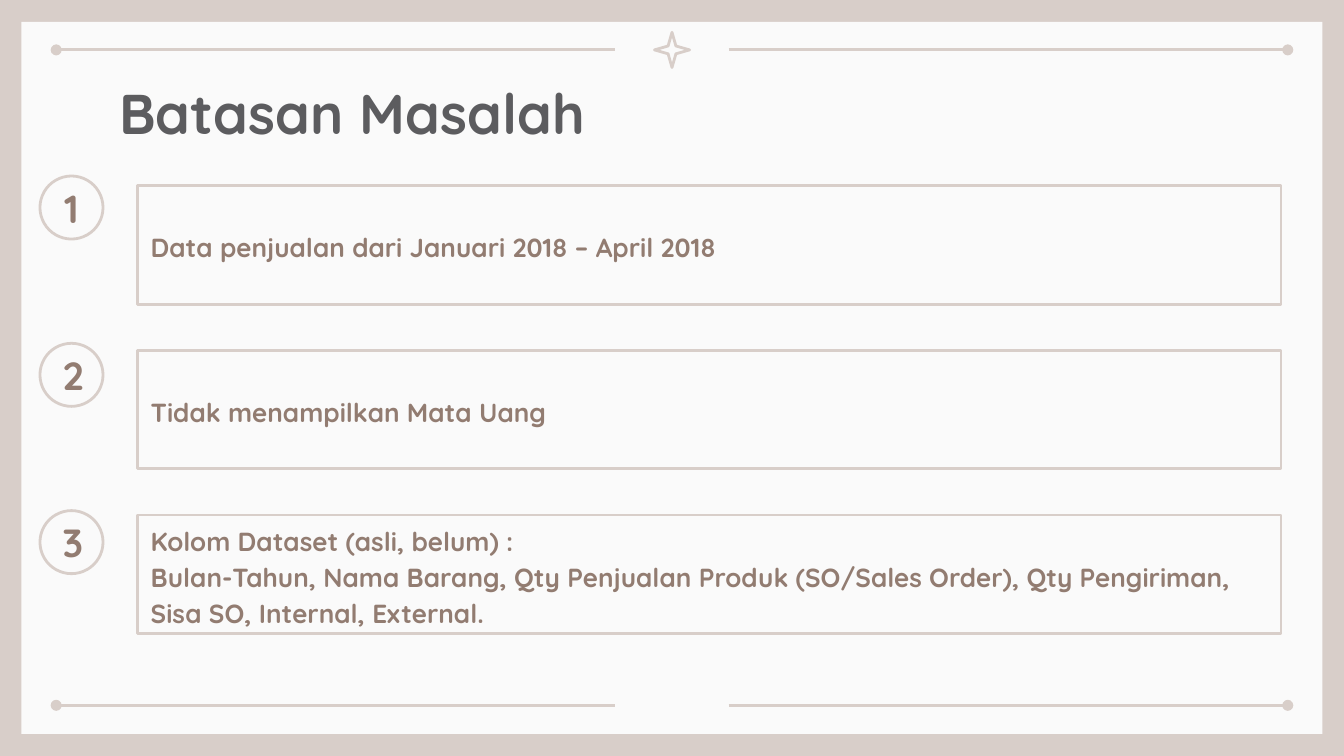
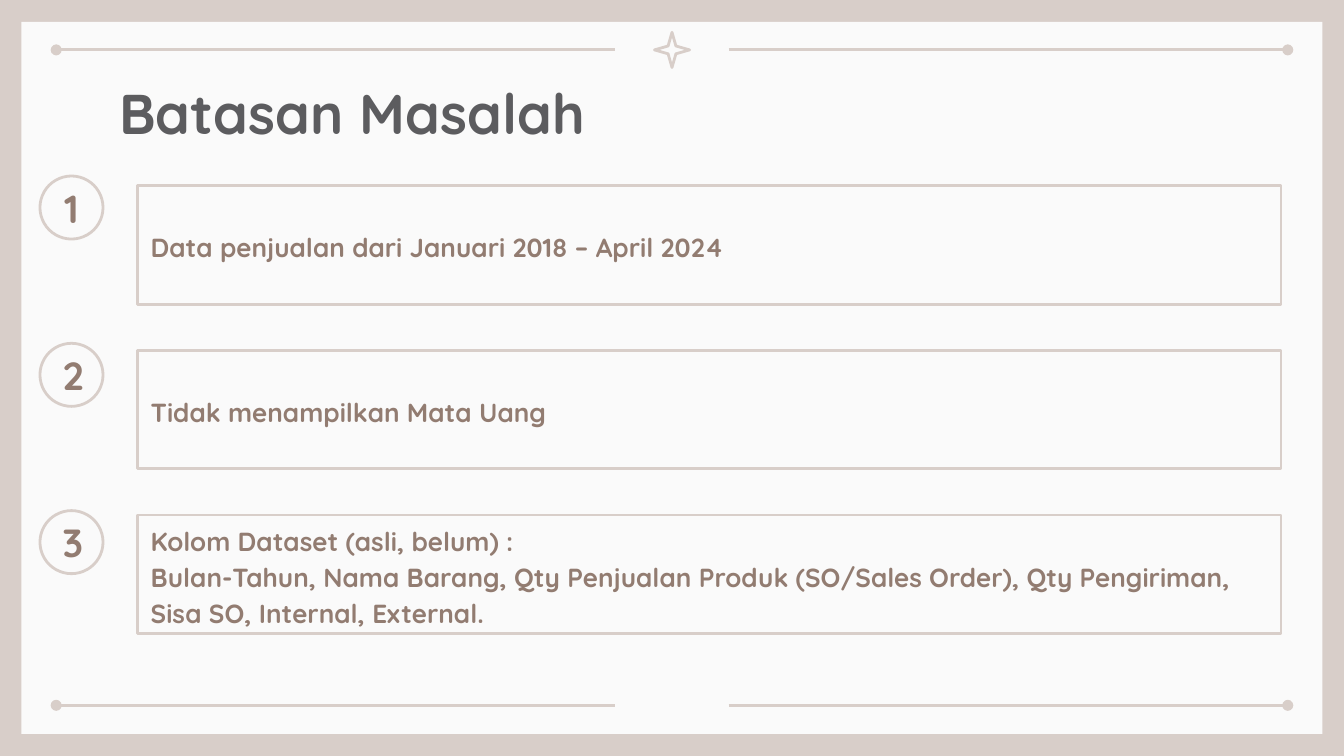
Before and after one commit to christiankencana/thesis, a slide deck: slide 4 of document/2211601741_ChristianKencana_Thesis.pptx. Drawn at 1344x756 pixels with LibreOffice and Linux fonts; fonts in the diff are those of the drawing. Boxes give left, top, right and bottom in pixels: in the first picture for what was removed or moved away, otherwise in the second. Text is boxed around its words. In the diff, an @@ line names an element or a change of style, - is before the commit and + after.

```diff
--- a/document/2211601741_ChristianKencana_Thesis.pptx
+++ b/document/2211601741_ChristianKencana_Thesis.pptx
@@ subtitle at [151, 238, 724, 262]: text changed @@
-Data penjualan dari Januari 2018 – April 2018
+Data penjualan dari Januari 2018 – April 2024
```
Also in this commit, not shown: 13 other slides changed, 5 other files.
